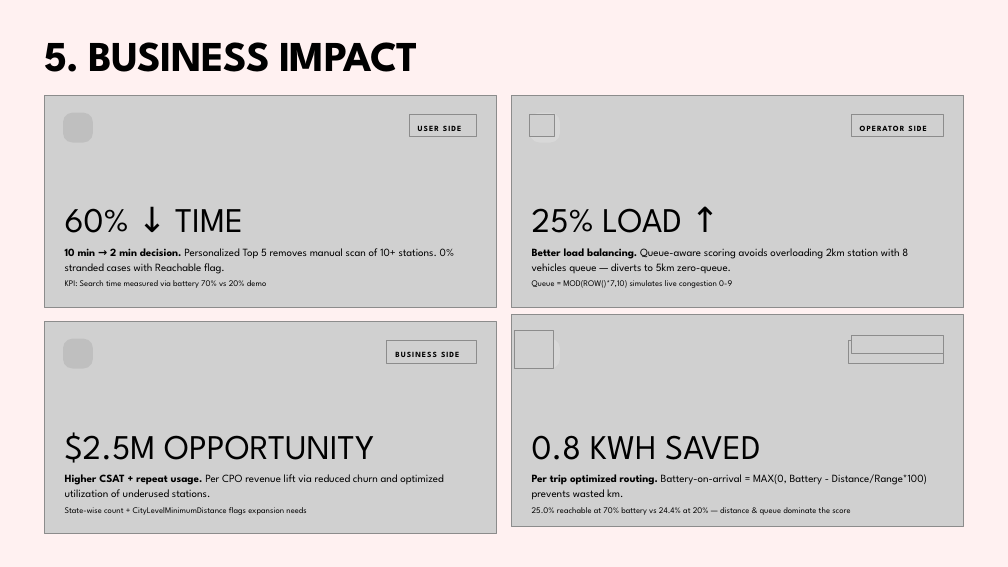
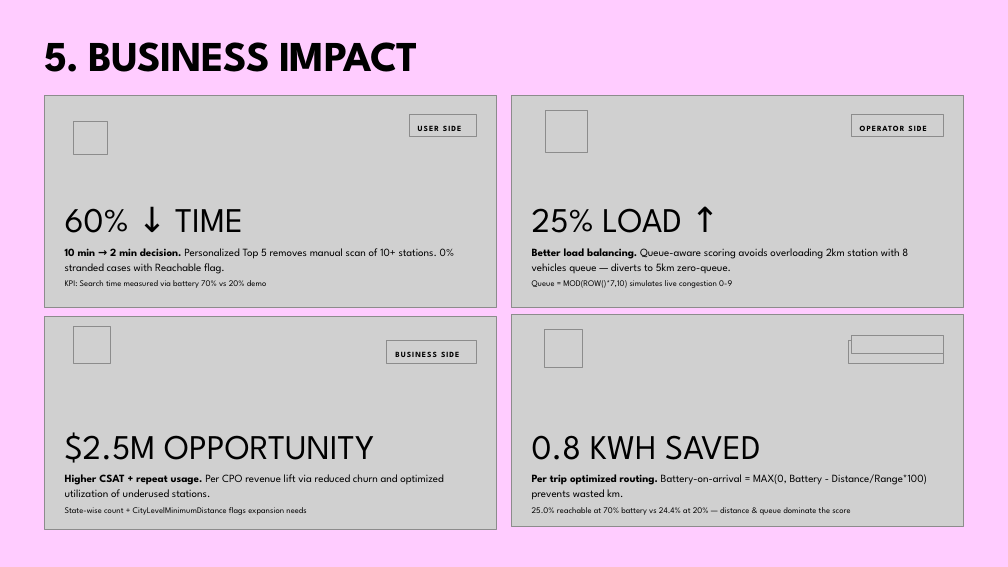
Before and after one commit to JEISAMATHEW/EV_Recommendation_Dashboard, a slide deck: slide 7 of EV Recommendation Dashboard.pptx. Drawn at 1008x567 pixels with LibreOffice and Linux fonts; fonts in the diff are those of the drawing; grey boxes stand for pictures; background and template pictures are left out. Boxes give left, top, right and bottom in pixels: in the first picture for what was removed or moved away, otherwise in the second. Text is boxed around its words. In the diff, an @@ line names an element or a change of style, - is before the commit and + after.

Commit message:
Final Commit

```diff
--- a/EV Recommendation Dashboard.pptx
+++ b/EV Recommendation Dashboard.pptx
@@ background #FFF1F1 to #FFCCFF @@
@@ rounded rectangle removed at [63,113,93,143] @@
@@ rounded rectangle removed at [530,113,560,143] @@
@@ picture removed at [530,114,555,136] @@
@@ picture added at [545,110,588,153] @@
@@ picture added at [73,121,107,155] @@
@@ picture: place and size @@
-picture at [44,321,497,534]
+picture at [44,317,497,529]
@@ picture added at [73,327,110,364] @@
@@ picture added at [544,329,583,368] @@
@@ rounded rectangle removed at [63,339,93,369] @@
@@ picture removed at [515,330,554,369] @@
@@ rounded rectangle removed at [530,339,560,369] @@
```
Also in this commit, not shown: 14 other slides changed.
